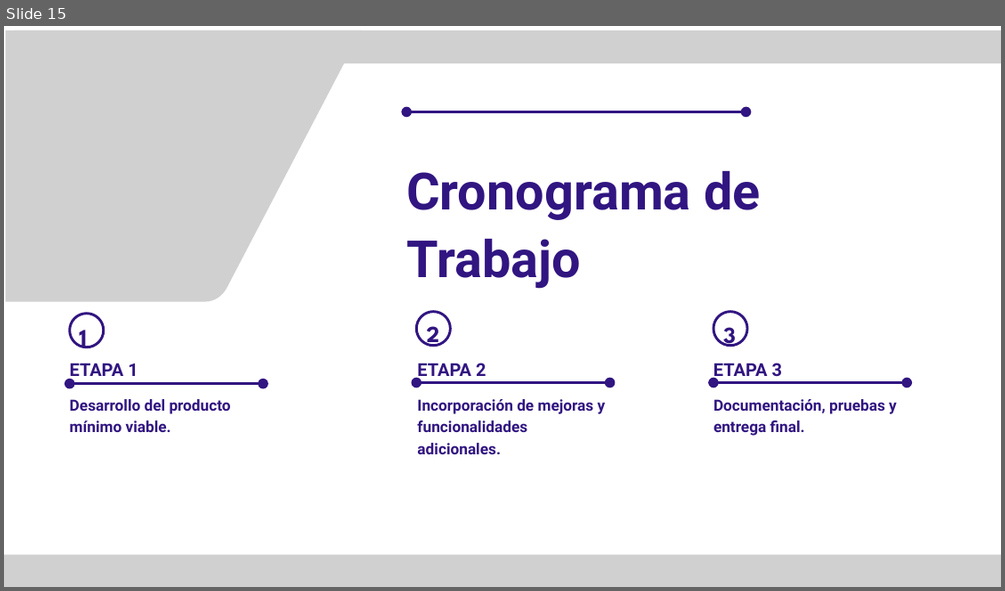
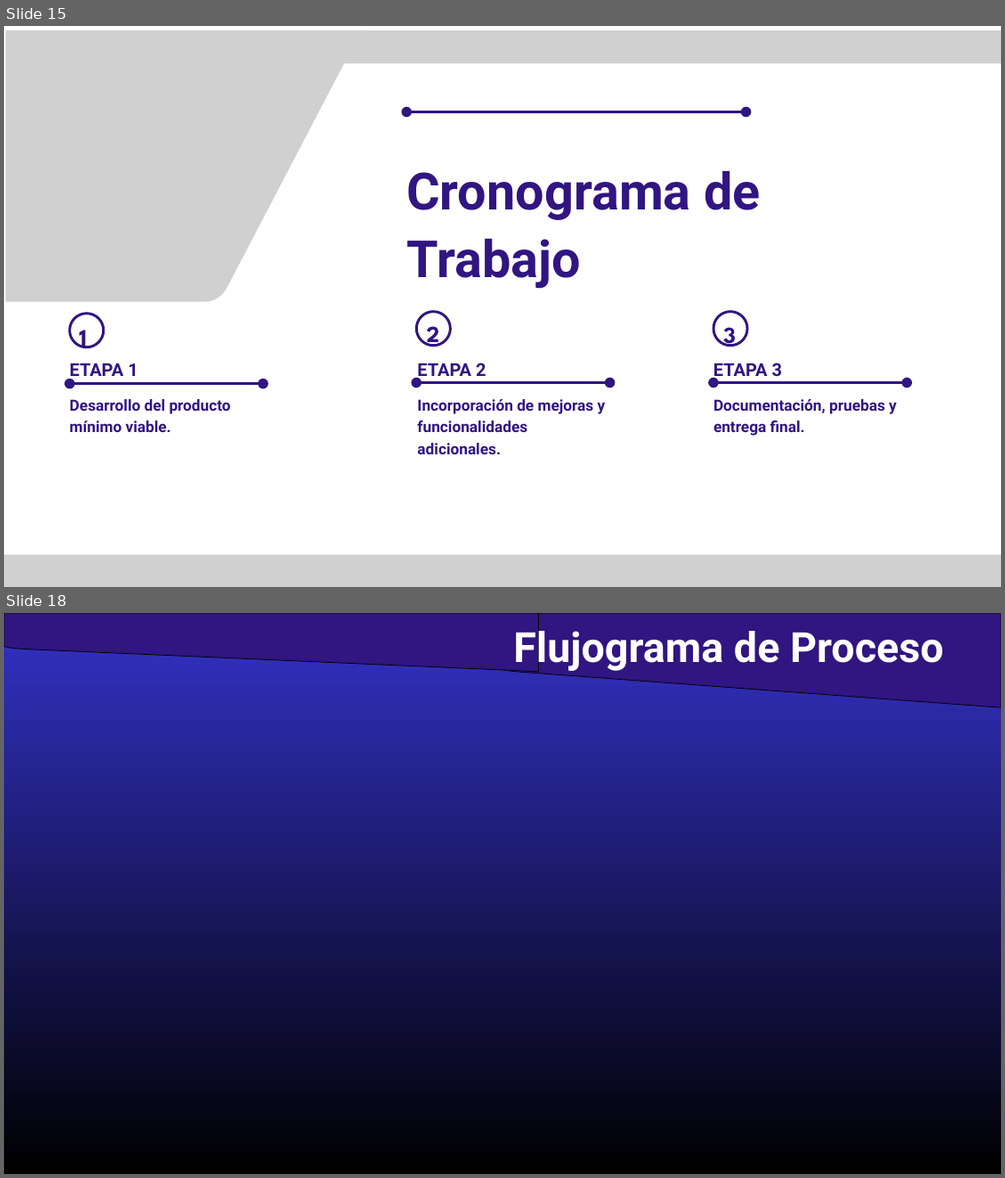
Before and after one commit to LOBOferoz898/Proyecto-Evidencias, a slide deck: Fase 1/Evidencias Grupales/Presentación Proyecto.pptx. Shown one above the other, each under a label of ours: slide 15 before the commit, slides 15 and 18 after it; the slides between them are not shown. The pictures are 1005x591 and 1005x1178 pixels, drawn with LibreOffice and Linux fonts; fonts in the diff are those of the drawing; grey boxes stand for pictures; background and template pictures are left out. Boxes give left, top, right and bottom in pixels: in the first picture for what was removed or moved away, otherwise in the second. Text is boxed around its words. In the diff, an @@ line names an element or a change of style, - is before the commit and + after.

```diff
--- a/Fase 1/Evidencias Grupales/Presentación Proyecto.pptx
+++ b/Fase 1/Evidencias Grupales/Presentación Proyecto.pptx
@@ slide 18 added at (4,613,1001,1174), background picture (left out) @@
@@ freeform shape added at (4,613,538,672), fill #311581, outline #000000 1 pt @@
@@ freeform shape added at (494,613,1001,707), fill #311581, outline #000000 1 pt @@
@@ text added at (513,624,944,671), 60 pt, text #FFFFFF, bold @@
+Flujograma de Proceso
```
Also in this commit, not shown: 2 other slides added, 18 other files.
